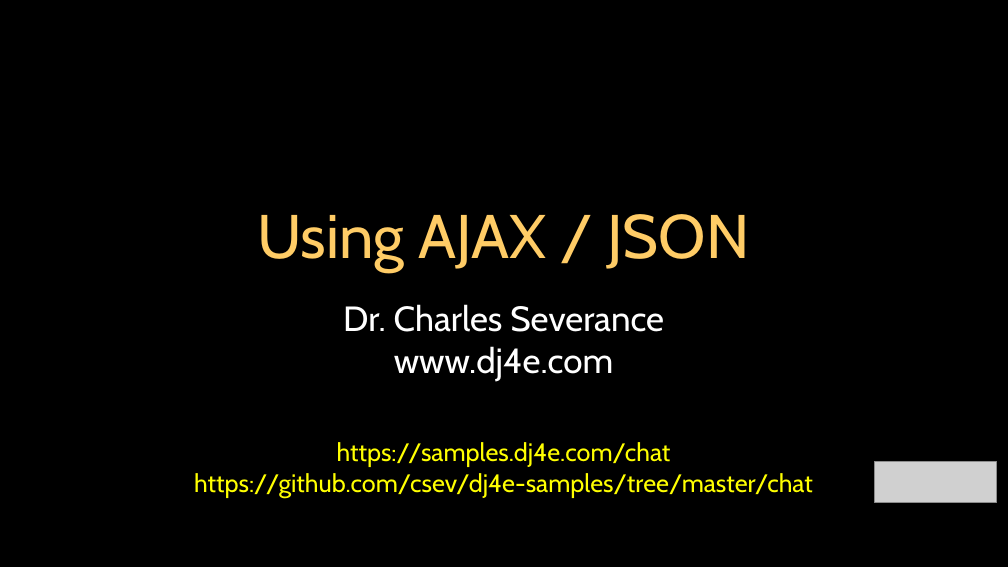
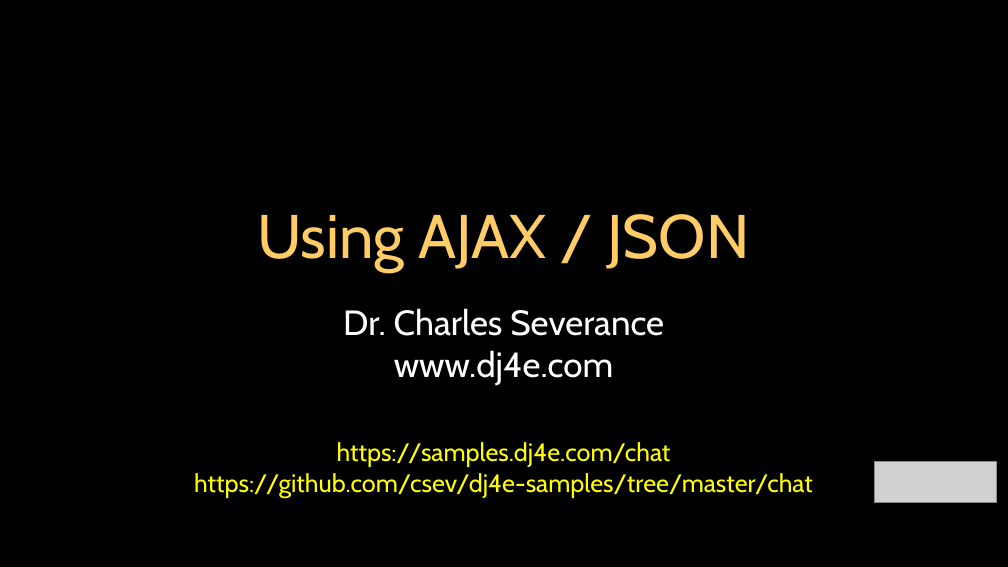
Before and after one commit to csev/dj4e, a slide deck: slide 1 of lectures/JS-04-JSON.ppt. Drawn at 1008x567 pixels with LibreOffice and Linux fonts; fonts in the diff are those of the drawing; grey boxes stand for pictures. Boxes give left, top, right and bottom in pixels: in the first picture for what was removed or moved away, otherwise in the second. Text is boxed around its words. In the diff, an @@ line names an element or a change of style, - is before the commit and + after.

```diff
--- a/lectures/JS-04-JSON.ppt
+++ b/lectures/JS-04-JSON.ppt
@@ text "Dr. Charles Severance": place and size @@
-text "Dr. Charles Severance" at <box>343,304,664,381</box>
+text "Dr. Charles Severance" at <box>343,308,664,386</box>
```
Also in this commit, not shown: 2 other slides changed, 1 slide added, 1 slide removed, 6 other files.
